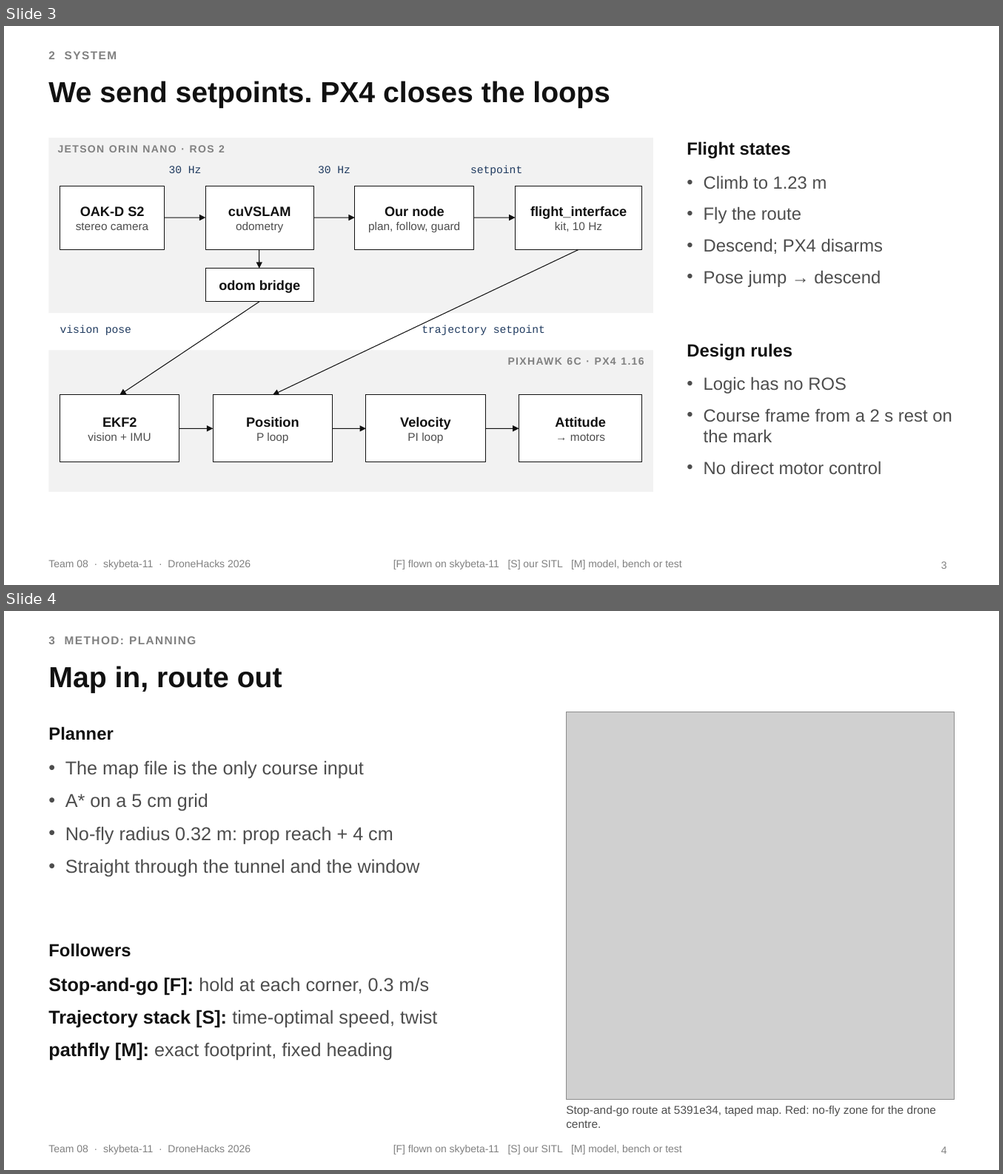
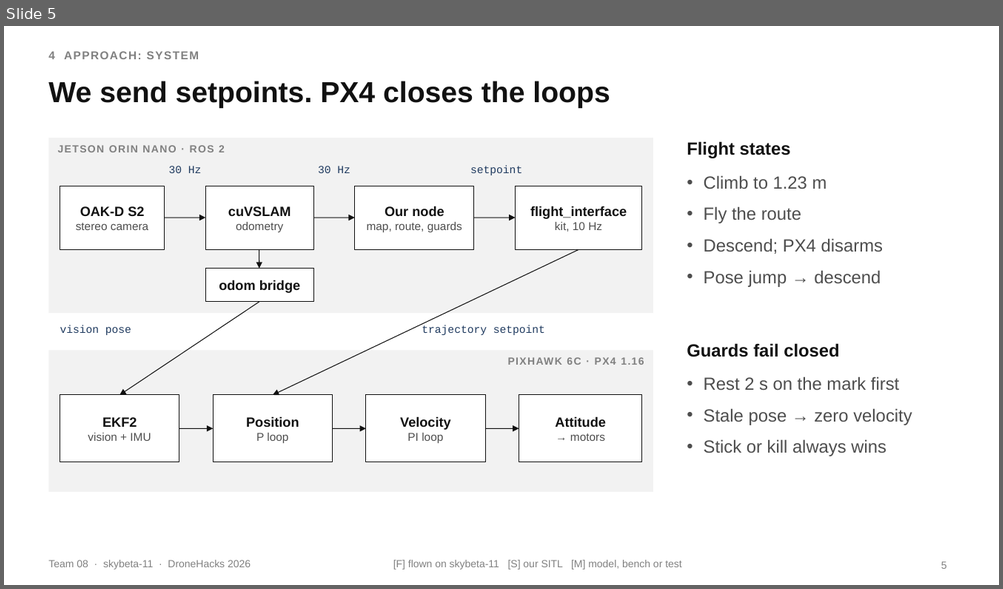
Before and after one commit to moterodiaz/DroneHacks, a slide deck: docs/presentation/DroneHacks-Team08-technical.pptx. Shown one above the other, each under a label of ours: slides 3 and 4 before the commit, slide 5 after it. The pictures are 1003x1174 and 1003x589 pixels, drawn with LibreOffice and Linux fonts; fonts in the diff are those of the drawing; grey boxes stand for pictures. Boxes give left, top, right and bottom in pixels: in the first picture for what was removed or moved away, otherwise in the second. Text is boxed around its words. In the diff, an @@ line names an element or a change of style, - is before the commit and + after.

```diff
--- a/docs/presentation/DroneHacks-Team08-technical.pptx
+++ b/docs/presentation/DroneHacks-Team08-technical.pptx
@@ slide 4 removed at box(4, 611, 999, 1170), background #FFFFFF; not listed: 2 template elements that a slide beside it also shows @@
@@ text removed at box(48, 636, 196, 644) @@
-3 METHOD: PLANNING
@@ title removed at box(48, 666, 282, 693) @@
-Map in, route out
@@ picture removed at box(566, 712, 954, 1099) @@
@@ text removed at box(48, 726, 113, 741) @@
-Planner
@@ text removed at box(65, 760, 420, 877) @@
-• The map file is the only course input
-• A* on a 5 cm grid
-• No-fly radius 0.32 m: prop reach + 4 cm
-• Straight through the tunnel and the window
@@ text removed at box(48, 943, 131, 957) @@
-Followers
@@ text removed at box(48, 977, 437, 1061) @@
-• Stop-and-go [F]: hold at each corner, 0.3 m/s
-• Trajectory stack [S]: time-optimal speed, twist
-• pathfly [M]: exact footprint, fixed heading
@@ text removed at box(566, 1106, 936, 1128) @@
-Stop-and-go route at 5391e34, taped map. Red: no-fly zone for the drone centre.
@@ page number removed at box(941, 1147, 947, 1154) @@
-4
@@ what was slide 3 is now slide 5 @@
@@ slide 5 changed as well @@
@@ text at box(48, 51, 199, 59): text changed @@
-2 SYSTEM
+4 APPROACH: SYSTEM
@@ text at box(367, 222, 462, 232): text changed @@
-plan, follow, guard
+map, route, guards
@@ text at box(686, 343, 839, 358): text changed @@
-Design rules
+Guards fail closed
@@ text at box(703, 377, 911, 457): text changed @@
-• Logic has no ROS
-• Course frame from a 2 s rest on the mark
-• No direct motor control
+• Rest 2 s on the mark first
+• Stale pose → zero velocity
+• Stick or kill always wins
@@ page number at box(941, 562, 947, 569): text changed @@
-3
+5
```
Also in this commit, not shown: 5 other slides changed, 4 slides added, 2 other slides removed, 2 other files.
